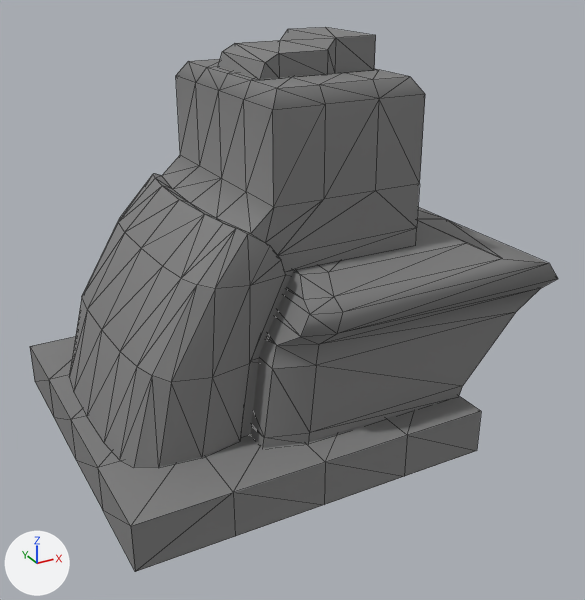
One commit to the COLLADA model UnityProject-CyberDino/Assets/Resources/Environment/Track/Buildings/Building_Top_01.dae: the scene before it, then after it.
Before and after are seen from a 50 mm lens placed at (-0.393, -0.872, 0.588), pointed at (0.065, -0.038, 0.171). Every picture has the same lights, and +X, +Y and +Z are marked at lower left. Mesh edges are drawn as thin lines.

In view in the first picture: 'Building_Top_01'.
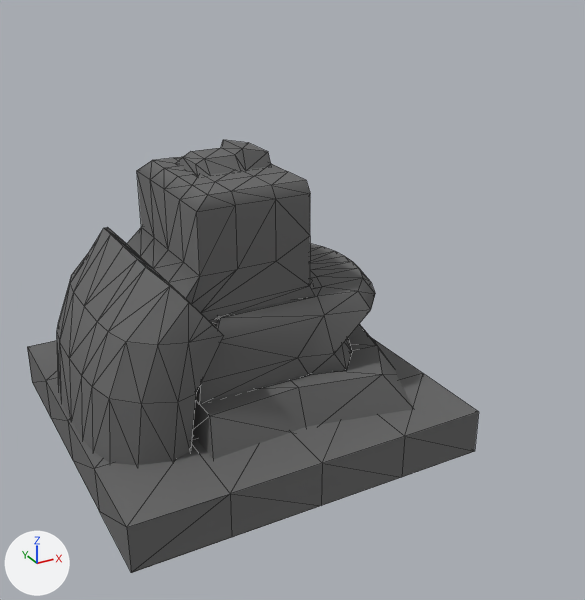
Edits to the scene script, one JSON object a line:
```json
{"op": "add", "block": "mat_lambert1", "code": ["mat_lambert1 = principled_material('lambert1')", "mat_lambert1.base_color = (0.133, 0.133, 0.133)  # dark grey #666666", "mat_lambert1.roughness = 0.9"]}
{"block": "me_building_top_01mesh", "where": "# used by ob_building_top_01; location = (0.0, 0.0, 0.0)"}
{"op": "remove", "block": "me_building_top_01mesh", "code": "me_building_top_01mesh.from_pydata(...)  # 255 vertices, 444 faces; spans x -0.221..0.354, y -0.225..0.225, z 0.0..0.491"}
{"op": "remove", "block": "me_building_top_01mesh", "code": "me_building_top_01mesh.materials.append(mat_default_material)  # grey #7f7f7f"}
{"op": "add", "block": "me_building_top_01mesh", "code": "me_building_top_01mesh.from_pydata(...)  # 299 vertices, 504 faces; spans x -0.225..0.225, y -0.225..0.225, z 0.0..0.365"}
{"block": "me_building_top_01mesh", "change": "me_building_top_01mesh part 1: the loose piece of 41 vertices spanning x -0.221..0.229, y -0.225..0.225, z 0.0..0.058 is moved by (-0.004, 0.0, 0.0), in mat_lambert1 (dark grey #666666)"}
{"block": "me_building_top_01mesh", "change": "me_building_top_01mesh part 2: the loose piece of 129 vertices spanning x -0.202..0.182, y -0.151..0.15, z 0.057..0.453 is rebuilt with 129 vertices and now spans x -0.222..0.095, y -0.141..0.141, z 0.055..0.341, in mat_lambert1 (dark grey #666666)"}
{"block": "me_building_top_01mesh", "change": "me_building_top_01mesh part 3: a new loose piece of 84 vertices spanning x -0.098..0.184, y -0.125..0.125, z 0.102..0.2, in mat_lambert1 (dark grey #666666)"}
{"block": "me_building_top_01mesh", "change": "me_building_top_01mesh part 4: a new loose piece of 25 vertices spanning x -0.104..0.224, y -0.187..0.182, z 0.048..0.105, in mat_lambert1 (dark grey #666666)"}
{"block": "me_building_top_01mesh", "change": "me_building_top_01mesh part 5: a new loose piece of 20 vertices spanning x -0.045..0.051, y -0.012..0.061, z 0.34..0.365, in mat_lambert1 (dark grey #666666)"}
{"block": "me_building_top_01mesh", "change": "me_building_top_01mesh part 6: the loose piece of 20 vertices spanning x 0.014..0.165, y -0.057..0.056, z 0.452..0.491 is deleted"}
{"block": "me_building_top_01mesh", "change": "me_building_top_01mesh part 7"}
{"block": "me_building_top_01mesh", "change": "65 vertices are removed from x -0.044..0.354, y -0.205..0.201, z 0.056..0.255"}
{"block": "me_building_top_01mesh", "change": "120 faces are deleted"}
{"op": "add", "block": "me_building_top_01mesh", "code": "me_building_top_01mesh.materials.append(mat_lambert1)  # dark grey #666666"}
```

Pixel boxes (x1, y1, x2, y2) of what changed, in the pictures (585 x 600 px; the box of a moved part takes in the faces that stretch with it):
```json
{"object": "Building_Top_01", "change": "reshaped", "before": [30, 27, 558, 572], "after": [27, 140, 479, 573], "on screen": "14% narrower, 21% shorter"}
{"part": 1, "of": "me_building_top_01mesh", "change": "moved or reshaped", "before": [30, 336, 481, 572], "after": [27, 338, 479, 573]}
{"part": 2, "of": "me_building_top_01mesh", "change": "rebuilt", "before": [69, 59, 425, 467], "after": [57, 156, 315, 465], "on screen": "27% narrower, 24% shorter"}
{"part": 3, "of": "me_building_top_01mesh", "change": "added", "after": [196, 244, 375, 403]}
{"part": 4, "of": "me_building_top_01mesh", "change": "added", "after": [193, 324, 414, 460]}
{"part": 5, "of": "me_building_top_01mesh", "change": "added", "after": [177, 140, 271, 176]}
{"part": 6, "of": "me_building_top_01mesh", "change": "deleted", "before": [218, 27, 376, 79]}
{"part": 7, "of": "me_building_top_01mesh", "change": "deleted", "before": [251, 207, 558, 448]}
```
